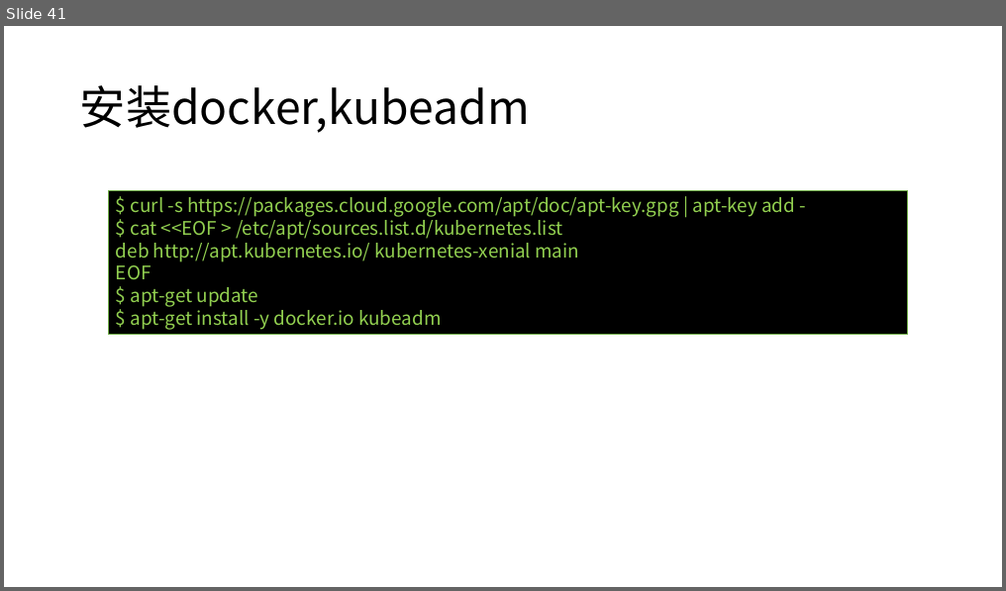
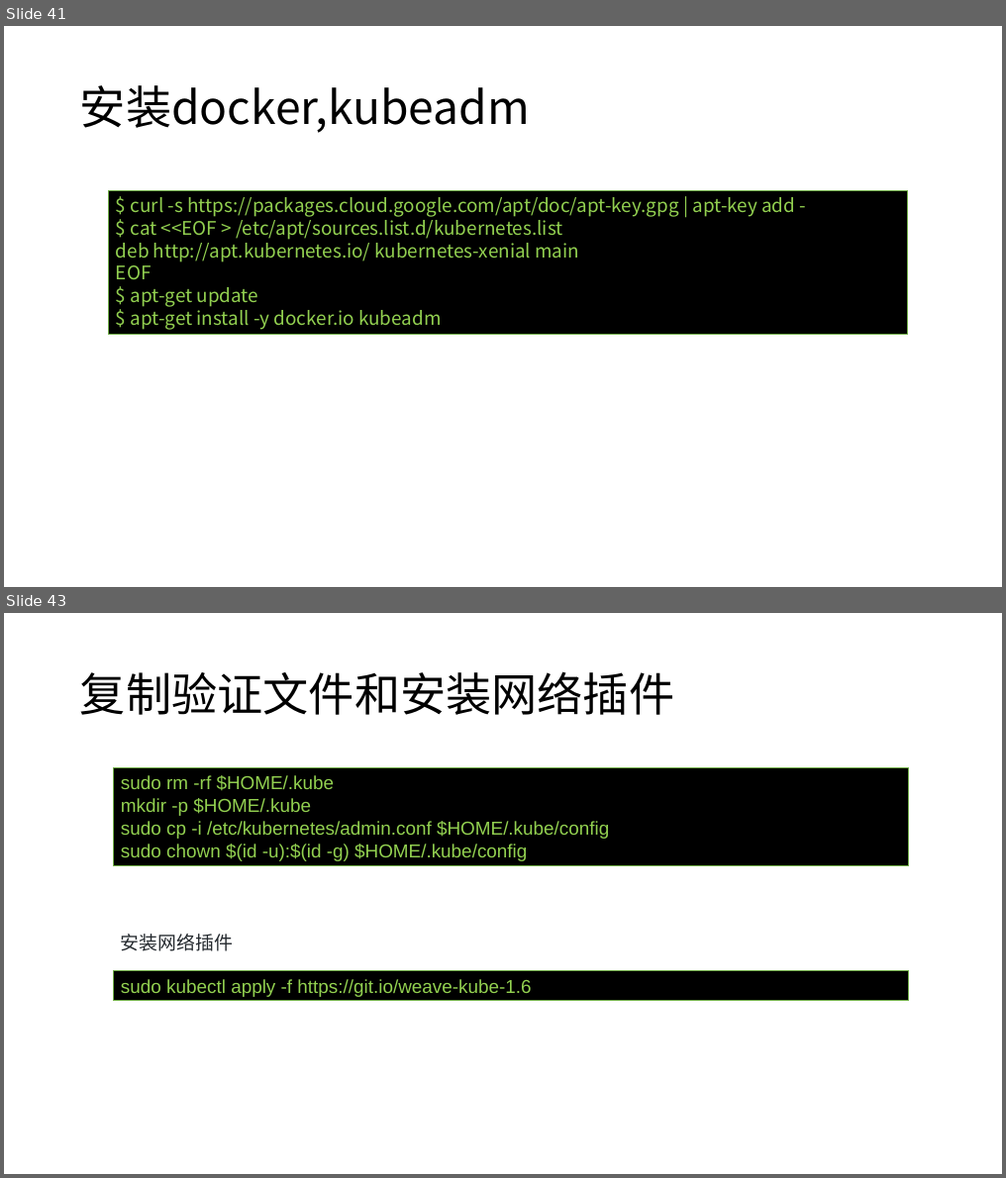
Before and after one commit to axzxs2001/Asp.NetCoreExperiment, a slide deck: Asp.NetCoreExperiment/kubernetes/kubernetes.pptx. Shown one above the other, each under a label of ours: slide 41 before the commit, slides 41 and 43 after it; the slides between them are not shown. The pictures are 1006x591 and 1006x1178 pixels, drawn with LibreOffice and Linux fonts; fonts in the diff are those of the drawing; background and template pictures are left out. Boxes give left, top, right and bottom in pixels: in the first picture for what was removed or moved away, otherwise in the second. Text is boxed around its words. In the diff, an @@ line names an element or a change of style, - is before the commit and + after.

Commit message:
kubernetes PPT完成。

```diff
--- a/Asp.NetCoreExperiment/kubernetes/kubernetes.pptx
+++ b/Asp.NetCoreExperiment/kubernetes/kubernetes.pptx
@@ slide 43 added at <box>4,613,1002,1174</box>, background #FFFFFF @@
@@ title added at <box>80,671,675,715</box>, 44 pt, text #000000 @@
+复制验证文件和安装网络插件
@@ rectangle added at <box>113,768,908,866</box>, fill #000000, outline #70AD47 1 pt, 18 pt, text #92D050 @@
+sudo rm -rf $HOME/.kube
+mkdir -p $HOME/.kube
+sudo cp -i /etc/kubernetes/admin.conf $HOME/.kube/config
+sudo chown $(id -u):$(id -g) $HOME/.kube/config
@@ text added at <box>121,934,233,952</box>, 18 pt, text #24292E @@
+安装网络插件
@@ rectangle added at <box>113,970,908,1001</box>, fill #000000, outline #70AD47 1 pt, 18 pt, text #92D050 @@
+sudo kubectl apply -f https://git.io/weave-kube-1.6
```
Also in this commit, not shown: 11 slides changed, 2 other slides added, 1 slide removed, 1 other file.
